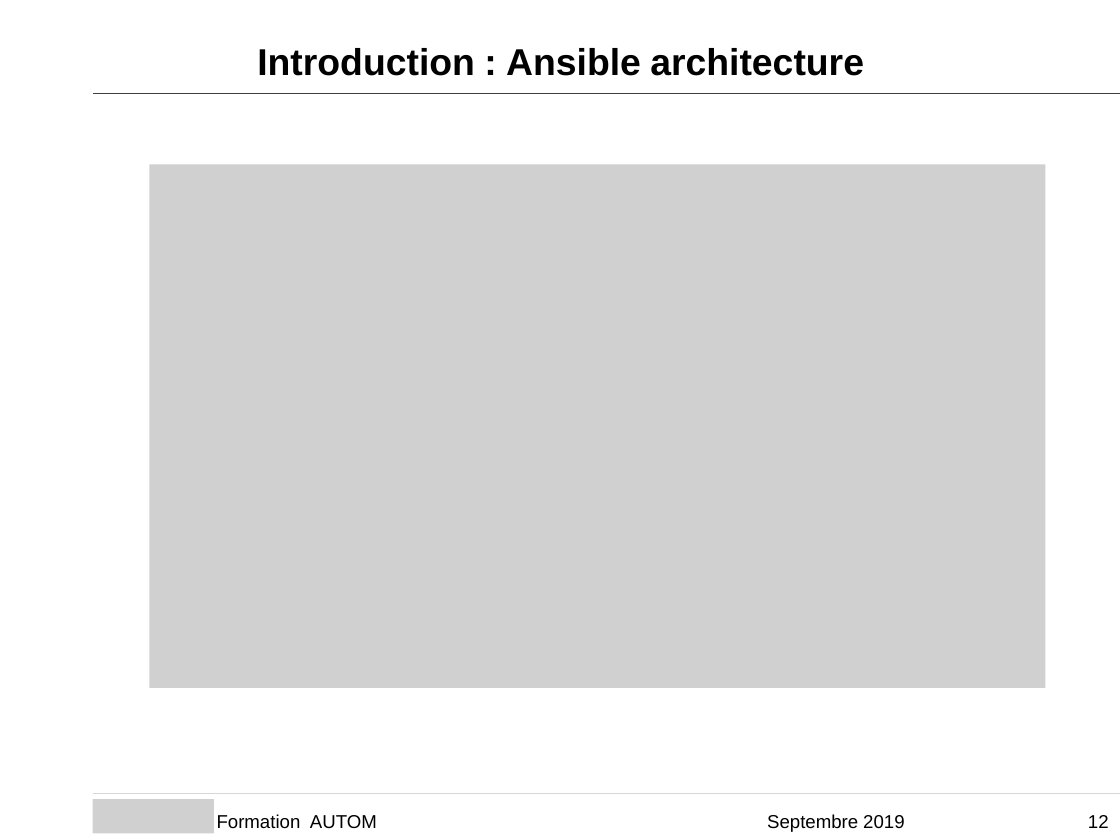
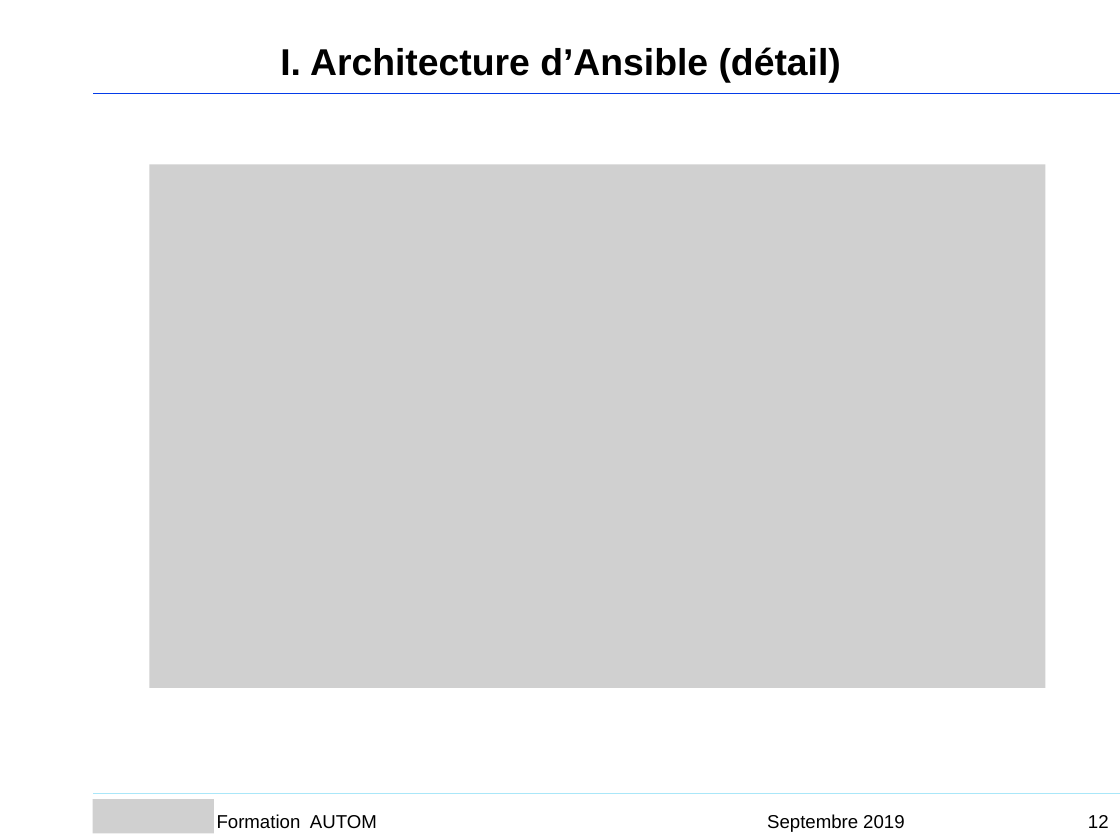
Before and after one commit to Sputnik93/cours_ansible, a slide deck: slide 12 of Ansible_support_cours_AGO.ppt. Drawn at 1120x840 pixels with LibreOffice and Linux fonts; fonts in the diff are those of the drawing; grey boxes stand for pictures; background and template pictures are left out. Boxes give left, top, right and bottom in pixels: in the first picture for what was removed or moved away, otherwise in the second. Text is boxed around its words. In the diff, an @@ line names an element or a change of style, - is before the commit and + after.

```diff
--- a/Ansible_support_cours_AGO.ppt
+++ b/Ansible_support_cours_AGO.ppt
@@ text at (280, 47, 841, 83): text changed @@
-Introduction : Ansible architecture
+I. Architecture d’Ansible (détail)
```
Also in this commit, not shown: 32 other slides changed, 1 slide removed.
